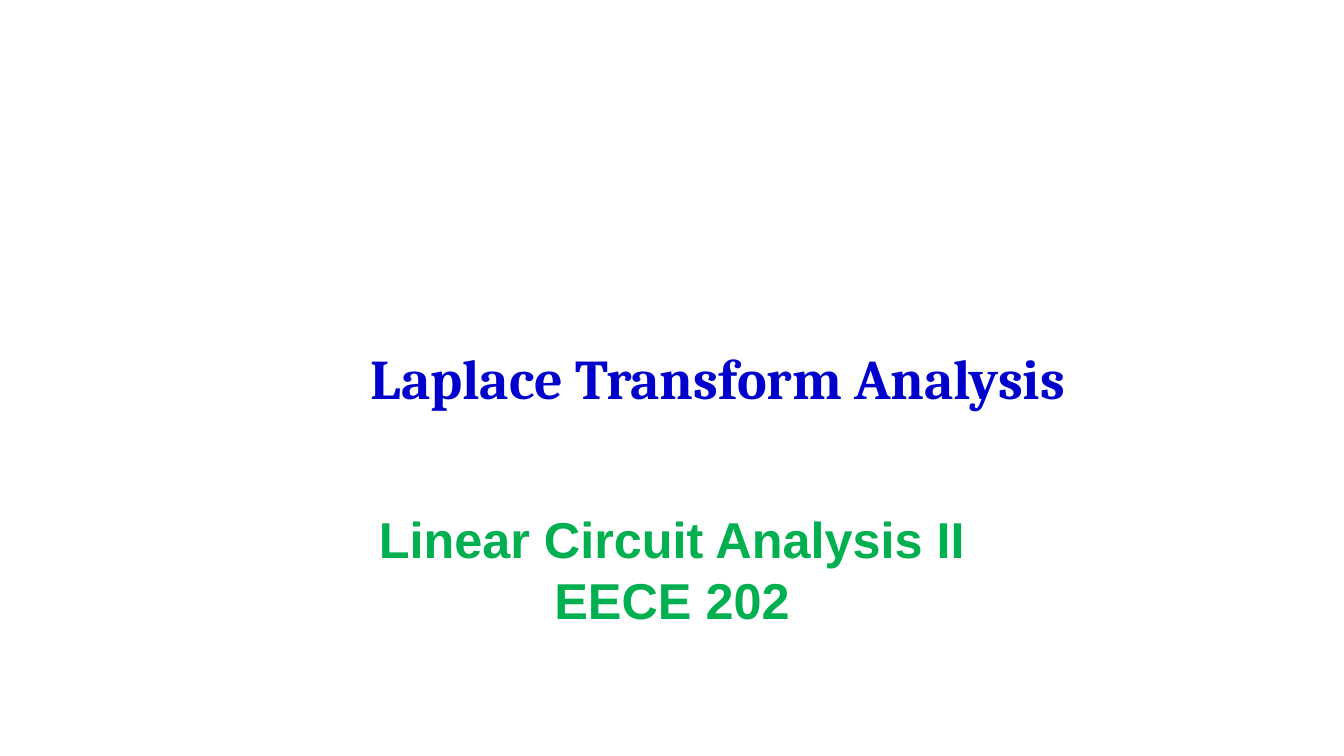
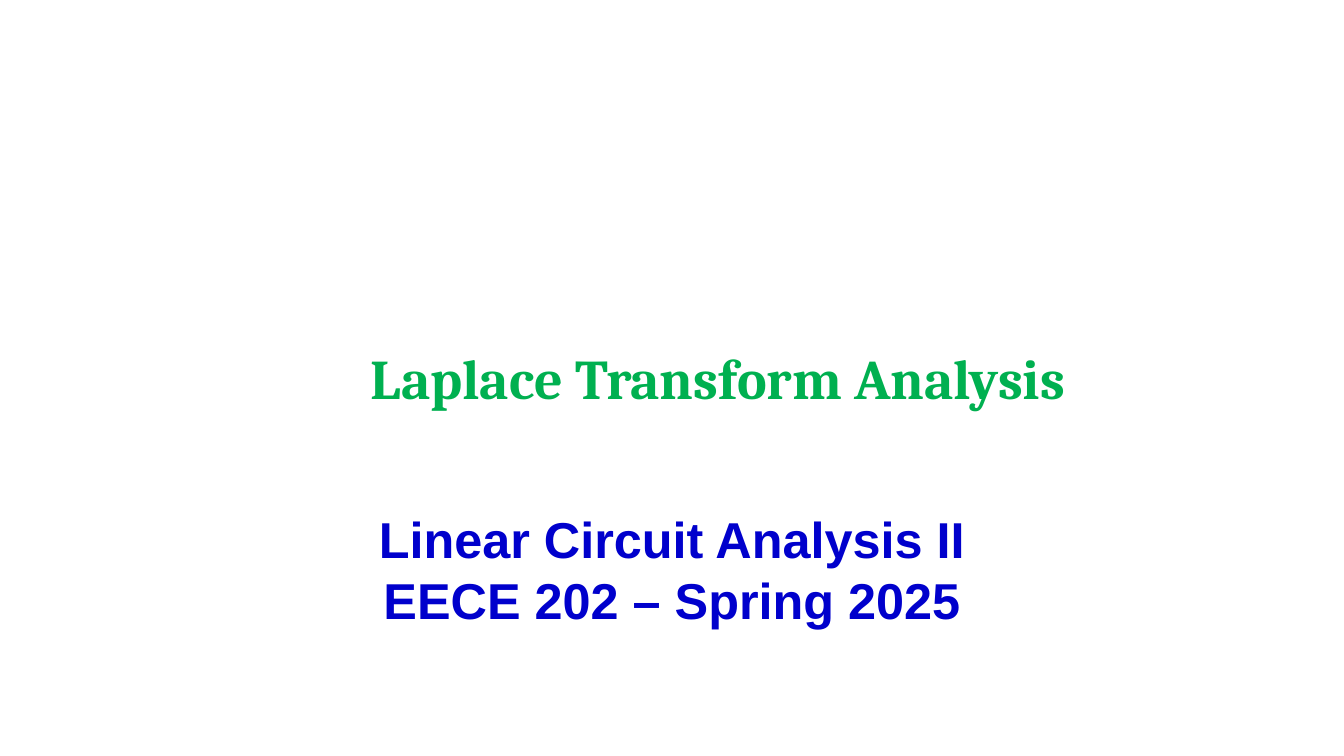
Before and after one commit to salmanrazzaq1993/AUM-WORK, a slide deck: slide 1 of PP WORK/Instructor Version/Week 2/Week 2 lecture 2 LT.pptx. Drawn at 1344x756 pixels with LibreOffice and Linux fonts; fonts in the diff are those of the drawing; background and template pictures are left out. Boxes give left, top, right and bottom in pixels: in the first picture for what was removed or moved away, otherwise in the second. Text is boxed around its words. In the diff, an @@ line names an element or a change of style, - is before the commit and + after.

```diff
--- a/PP WORK/Instructor Version/Week 2/Week 2 lecture 2 LT.pptx
+++ b/PP WORK/Instructor Version/Week 2/Week 2 lecture 2 LT.pptx
@@ text "Laplace Transform Analysis" at (x1=371, y1=359, x2=1066, y2=412): text colour #0000CC to #00B050 @@
@@ text at (x1=379, y1=521, x2=965, y2=568): text colour #00B050 to #0000CC in "Linear Circuit Analysis II" @@
@@ text at (x1=383, y1=582, x2=960, y2=629): text changed; text colour #00B050 to #0000CC @@
-EECE 202
+EECE 202 – Spring 2025
```
Also in this commit, not shown: 9 other slides changed, 2 slides added.
